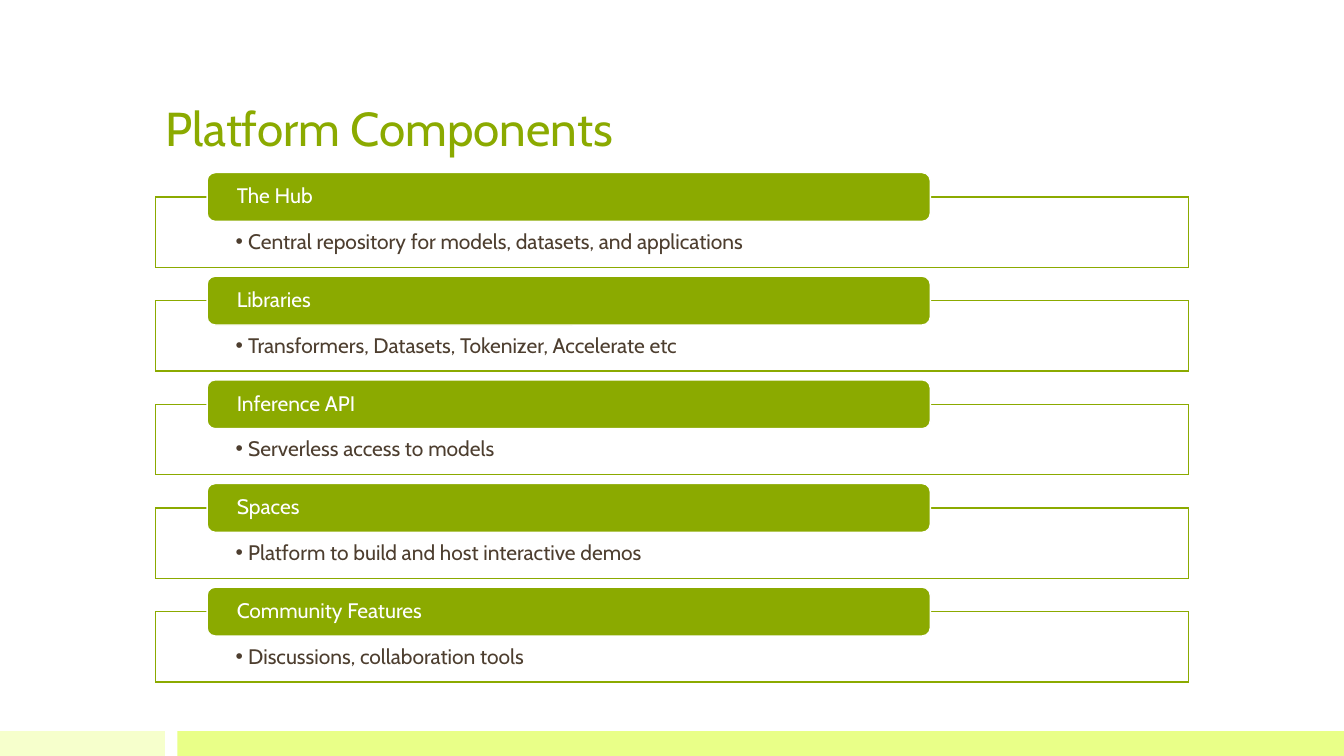
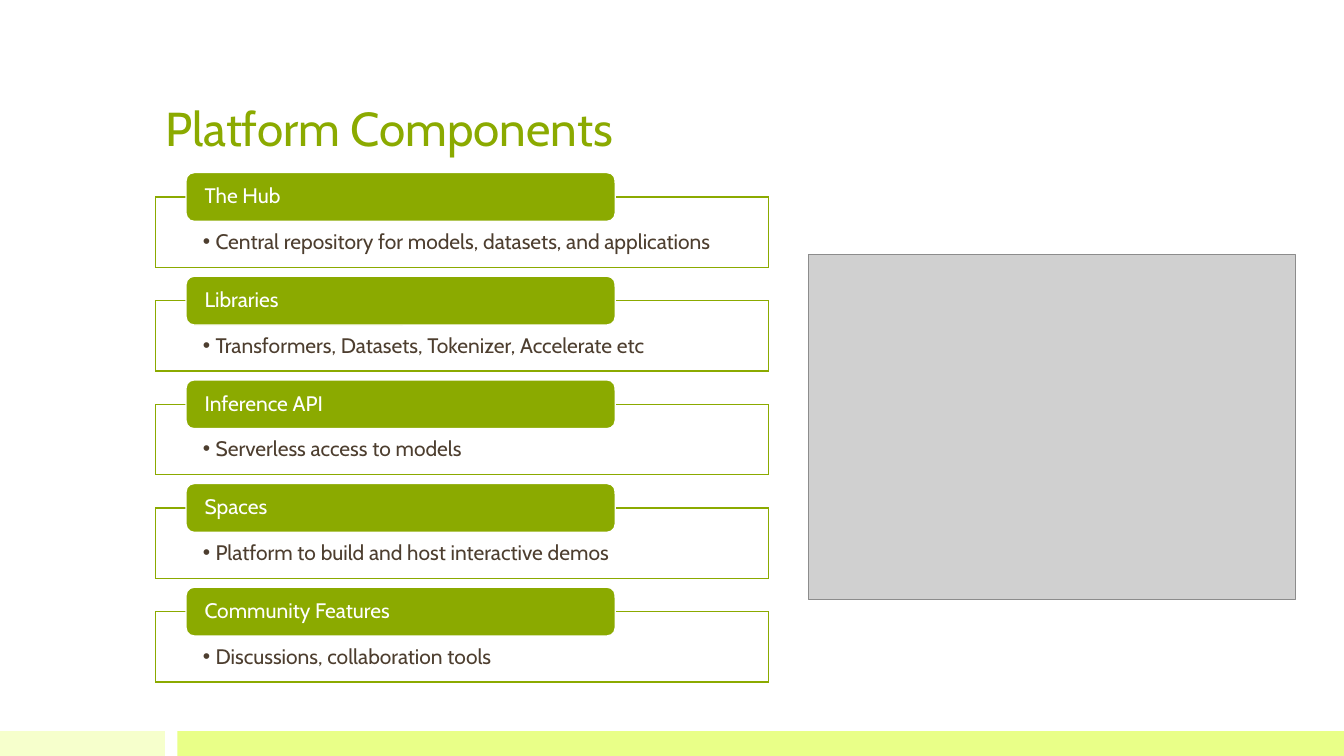
Before and after one commit to bioinfo-kaust/gfm-workshop, a slide deck: slide 17 of lecture_slides/2.day1_after_lunch/lecture_2_huggingface.pptx. Drawn at 1344x756 pixels with LibreOffice and Linux fonts; fonts in the diff are those of the drawing; grey boxes stand for pictures. Boxes give left, top, right and bottom in pixels: in the first picture for what was removed or moved away, otherwise in the second. Text is boxed around its words. In the diff, an @@ line names an element or a change of style, - is before the commit and + after.

Commit message:
Add embedding layer section to encoding notebook and update lecture slides
- Add Part 2.5: Embedding Layer section bridging tokenization and models
- Include practical demo of nn.Embedding with shape transformation
- Show how to inspect real model's embedding layer (DNABERT-2)
- Update summary with complete pipeline diagram
- Update lecture slides for Day 1

```diff
--- a/lecture_slides/2.day1_after_lunch/lecture_2_huggingface.pptx
+++ b/lecture_slides/2.day1_after_lunch/lecture_2_huggingface.pptx
@@ rounded rectangle: place and size @@
-rounded rectangle at [207,172,930,221]
+rounded rectangle at [187,172,616,221]
@@ text "The Hub": place and size @@
-text "The Hub" at [237,187,313,203]
+text "The Hub" at [205,187,280,203]
@@ text "Central repository for models, datasets, ...": place and size @@
-text "Central repository for models, datasets, ..." at [248,233,743,254]
+text "Central repository for models, datasets, ..." at [216,233,710,254]
@@ rectangle: place and size @@
-rectangle at [155,197,1189,267]
+rectangle at [155,197,768,267]
@@ picture added at [809,255,1296,600] @@
@@ rounded rectangle: place and size @@
-rounded rectangle at [207,276,930,325]
+rounded rectangle at [187,276,616,325]
@@ text "Libraries": place and size @@
-text "Libraries" at [237,291,311,308]
+text "Libraries" at [205,291,279,307]
@@ text "Transformers, Datasets, Tokenizer, Accelerate etc": place and size @@
-text "Transformers, Datasets, Tokenizer, Accelerate etc" at [248,337,677,355]
+text "Transformers, Datasets, Tokenizer, Accelerate etc" at [216,337,644,355]
@@ rectangle: place and size @@
-rectangle at [155,300,1189,371]
+rectangle at [155,300,768,371]
@@ rounded rectangle: place and size @@
-rounded rectangle at [207,380,930,429]
+rounded rectangle at [187,380,616,429]
@@ text "Inference API": place and size @@
-text "Inference API" at [237,395,355,412]
+text "Inference API" at [205,395,323,412]
@@ text "Serverless access to models": place and size @@
-text "Serverless access to models" at [248,440,494,457]
+text "Serverless access to models" at [216,440,462,457]
@@ rectangle: place and size @@
-rectangle at [155,404,1189,475]
+rectangle at [155,404,768,475]
@@ text "Platform to build and host ...": place and size @@
-text "Platform to build and host ..." at [248,544,641,561]
+text "Platform to build and host ..." at [216,544,609,561]
@@ rectangle: place and size @@
-rectangle at [155,508,1189,579]
+rectangle at [155,508,768,579]
@@ rounded rectangle: place and size @@
-rounded rectangle at [207,484,930,532]
+rounded rectangle at [187,484,616,532]
@@ text "Spaces": place and size @@
-text "Spaces" at [237,499,300,519]
+text "Spaces" at [205,499,268,519]
@@ rounded rectangle: place and size @@
-rounded rectangle at [207,588,930,636]
+rounded rectangle at [187,588,616,636]
@@ text "Community Features": place and size @@
-text "Community Features" at [237,603,422,623]
+text "Community Features" at [205,603,390,623]
@@ text "Discussions, collaboration tools": place and size @@
-text "Discussions, collaboration tools" at [248,648,524,666]
+text "Discussions, collaboration tools" at [216,648,491,666]
@@ rectangle: place and size @@
-rectangle at [155,612,1189,683]
+rectangle at [155,612,768,683]
```
Also in this commit, not shown: 12 other slides changed, 1 slide added, 3 other files.
